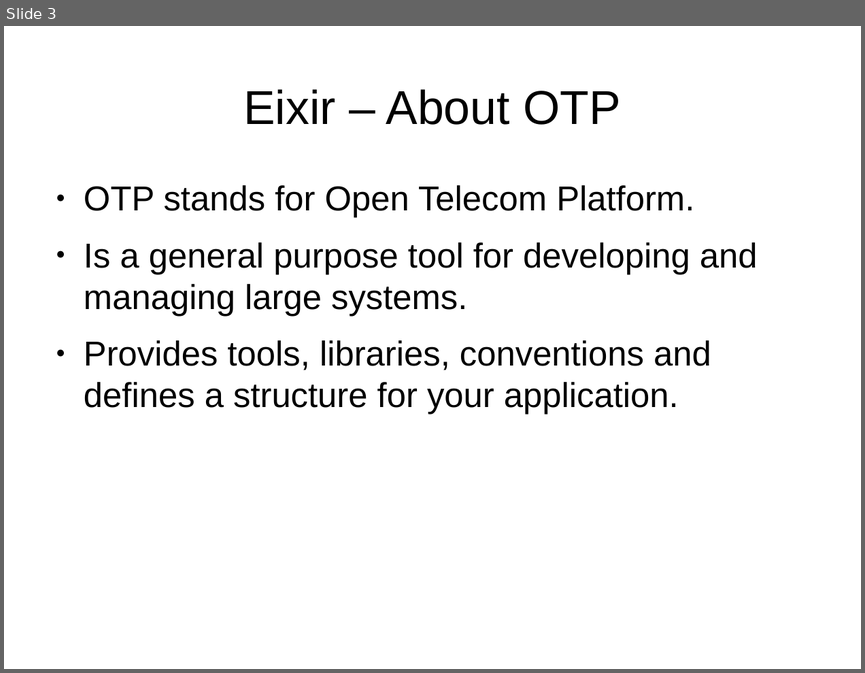
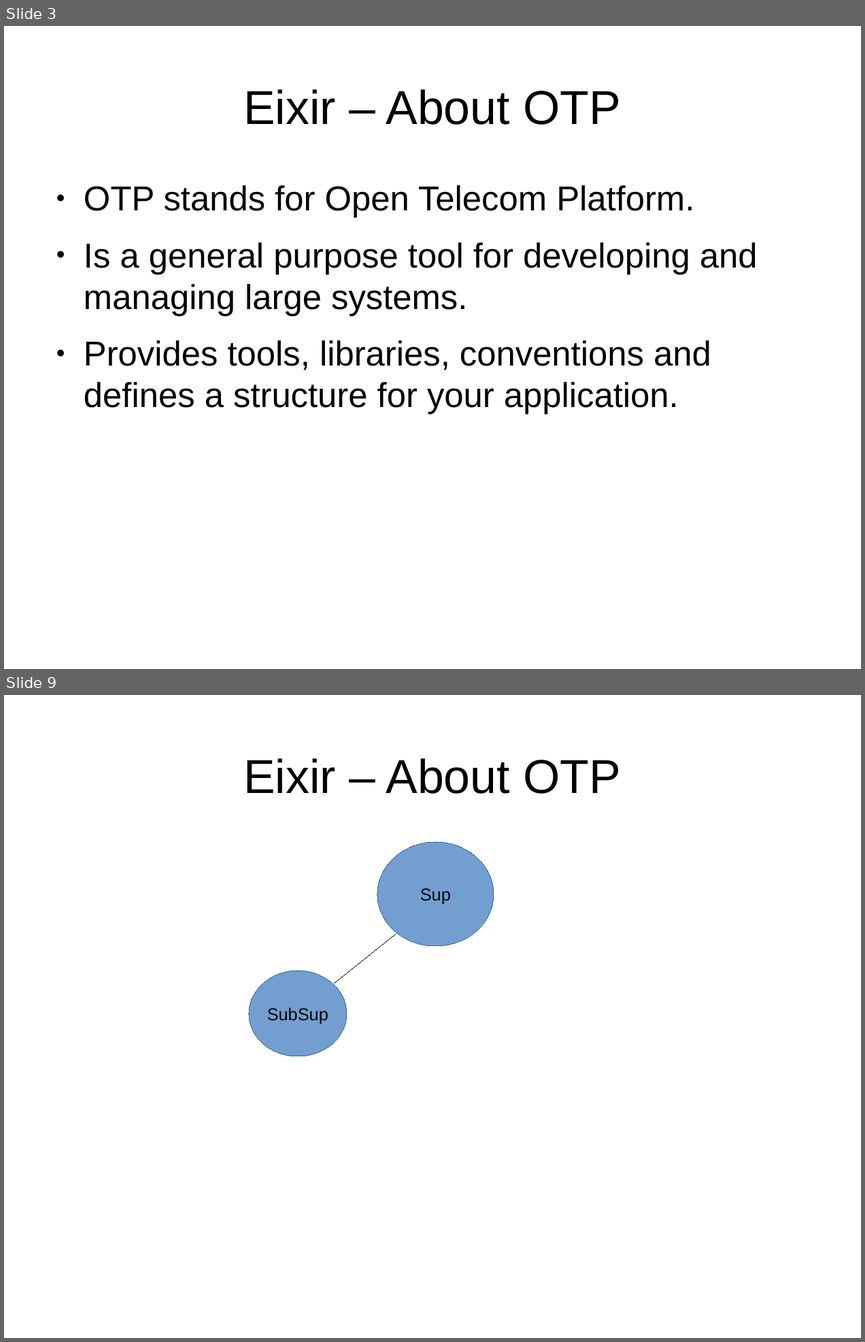
Before and after one commit to ramortegui/talks, a slide deck: elixir-otp-basics.odp. Shown one above the other, each under a label of ours: slide 3 before the commit, slides 3 and 9 after it; the slides between them are not shown. The pictures are 865x673 and 865x1342 pixels, drawn with LibreOffice and Linux fonts; fonts in the diff are those of the drawing. Boxes give left, top, right and bottom in pixels: in the first picture for what was removed or moved away, otherwise in the second. Text is boxed around its words. In the diff, an @@ line names an element or a change of style, - is before the commit and + after.

```diff
--- a/elixir-otp-basics.odp
+++ b/elixir-otp-basics.odp
@@ slide 9 added at box(4, 695, 861, 1338), background #FFFFFF @@
@@ title added at box(243, 758, 620, 794), 44 pt, text #000000 @@
+Eixir – About OTP
@@ ellipse added at box(377, 842, 494, 946), fill #729FCF, outline #3465A4 0 pt, 16 pt, text #000000 @@
+Sup
@@ line added from (396, 934) to (334, 983), #000000 0 pt @@
@@ ellipse added at box(249, 970, 347, 1056), fill #729FCF, outline #3465A4 0 pt, 16 pt, text #000000 @@
+SubSup
```
Also in this commit, not shown: 6 slides changed, 17 other slides added, 3 slides removed.
